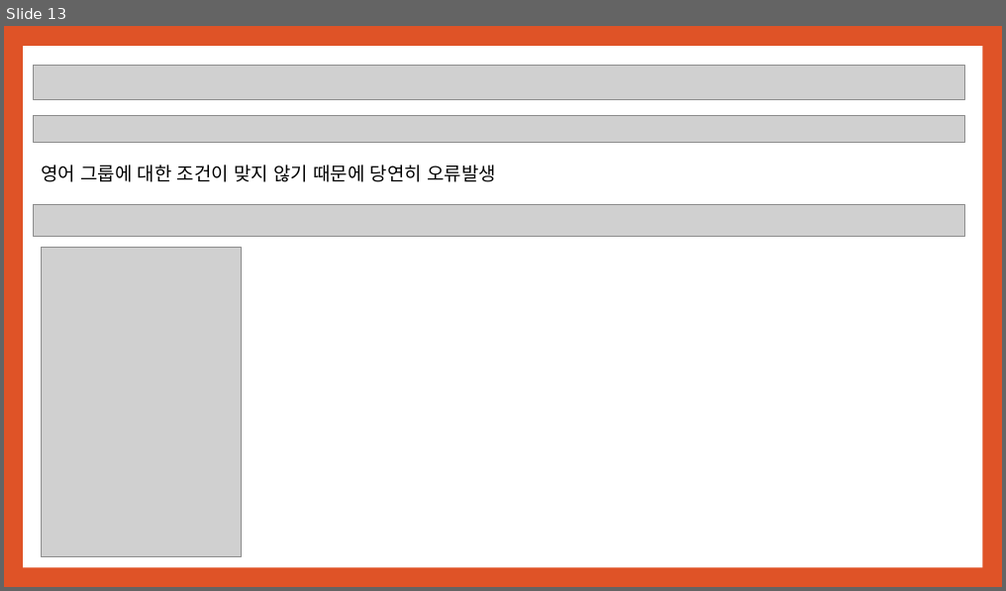
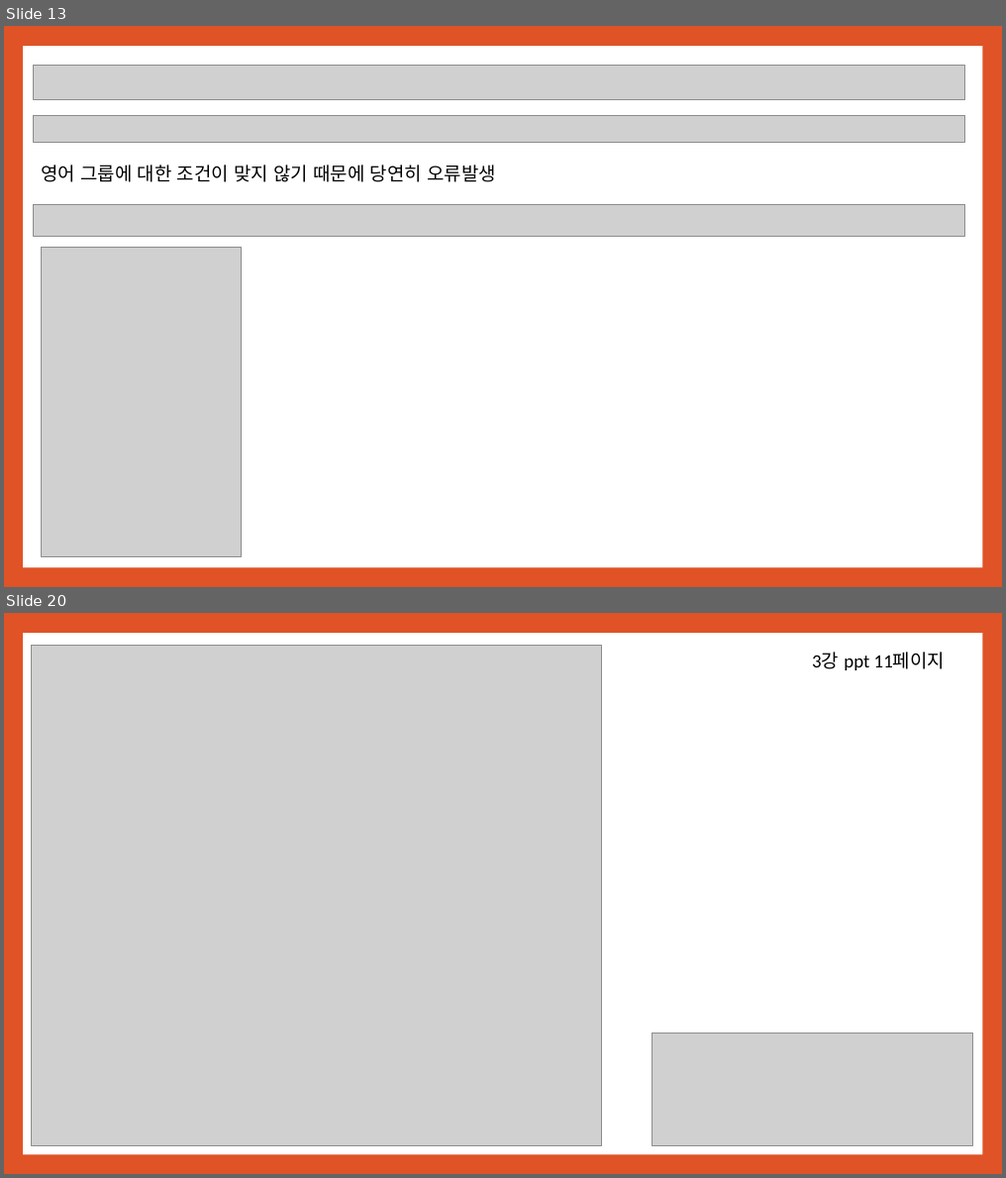
Before and after one commit to noheul1030/KOPO-database, a slide deck: 과제PPT/데이터베이스 3강.pptx. Shown one above the other, each under a label of ours: slide 13 before the commit, slides 13 and 20 after it; the slides between them are not shown. The pictures are 1006x591 and 1006x1178 pixels, drawn with LibreOffice and Linux fonts; fonts in the diff are those of the drawing; grey boxes stand for pictures. Boxes give left, top, right and bottom in pixels: in the first picture for what was removed or moved away, otherwise in the second. Text is boxed around its words. In the diff, an @@ line names an element or a change of style, - is before the commit and + after.

```diff
--- a/과제PPT/데이터베이스 3강.pptx
+++ b/과제PPT/데이터베이스 3강.pptx
@@ slide 20 added at [4,613,1002,1174], background #DF5327; not listed: 1 template element that a slide beside it also shows @@
@@ picture added at [31,646,601,1146] @@
@@ text added at [812,652,944,670], 18 pt, text #000000 @@
+3강 ppt 11페이지
@@ picture added at [652,1033,973,1146] @@
```
Also in this commit, not shown: 2 slides changed, 22 other slides added, 14 slides removed.
